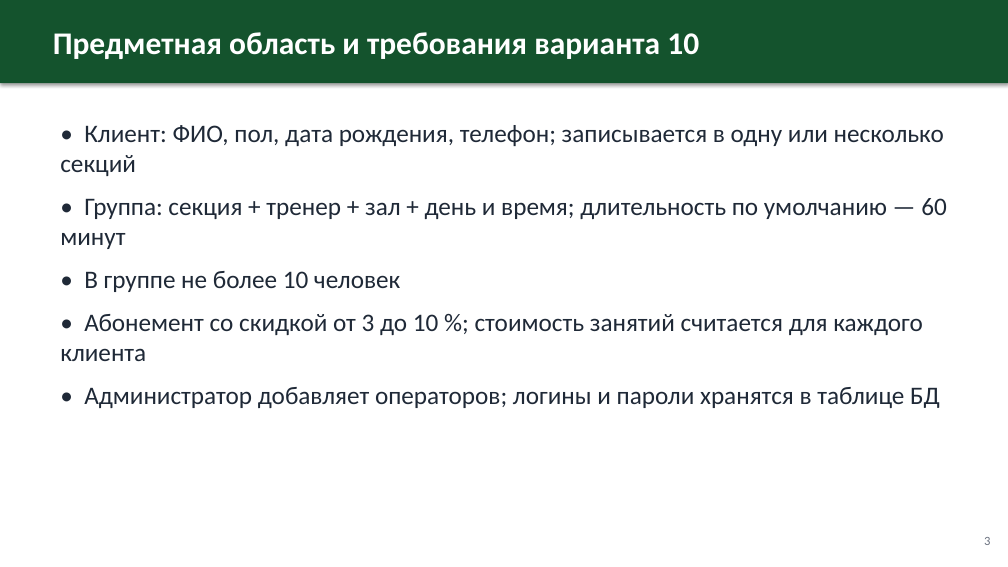
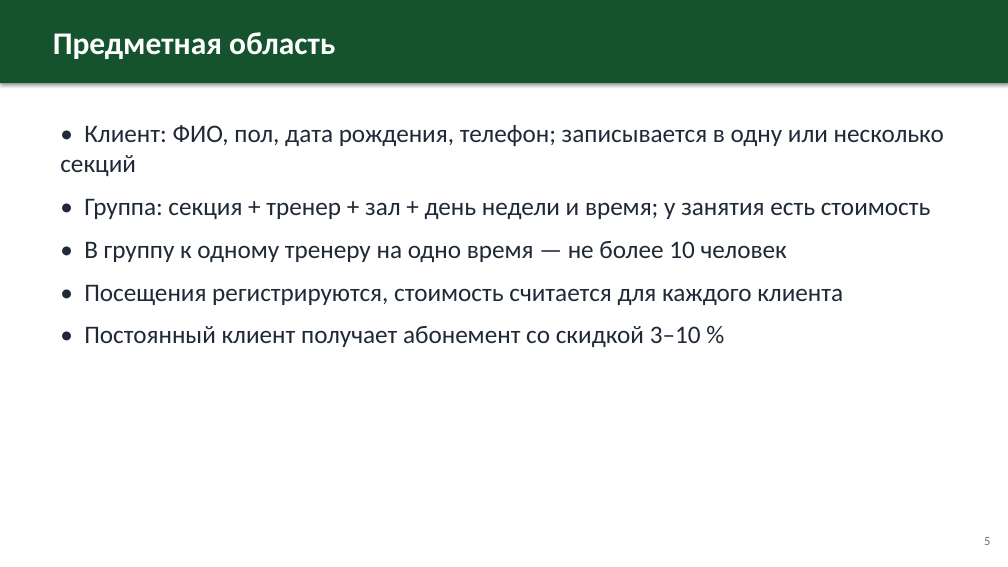
Before and after one commit to Uzalov-Gamid/sport-club, a slide deck: slide 5 of docs/Презентация_Спортивный_клуб.pptx (slide 3 before the commit). Drawn at 1008x567 pixels with LibreOffice and Linux fonts; fonts in the diff are those of the drawing. Boxes give left, top, right and bottom in pixels: in the first picture for what was removed or moved away, otherwise in the second. Text is boxed around its words. In the diff, an @@ line names an element or a change of style, - is before the commit and + after.

```diff
--- a/docs/Презентация_Спортивный_клуб.pptx
+++ b/docs/Презентация_Спортивный_клуб.pptx
@@ text at [53,32,335,59]: text changed @@
-Предметная область и требования варианта 10
+Предметная область
@@ text at [84,198,931,347]: text changed @@
-• Группа: секция + тренер + зал + день и время; длительность по умолчанию — 60 минут
-• В группе не более 10 человек
-• Абонемент со скидкой от 3 до 10 %; стоимость занятий считается для каждого клиента
-• Администратор добавляет операторов; логины и пароли хранятся в таблице БД
+• Группа: секция + тренер + зал + день недели и время; у занятия есть стоимость
+• В группу к одному тренеру на одно время — не более 10 человек
+• Посещения регистрируются, стоимость считается для каждого клиента
+• Постоянный клиент получает абонемент со скидкой 3–10 %
```
Also in this commit, not shown: 8 other slides changed, 17 slides added, 5 slides removed.
